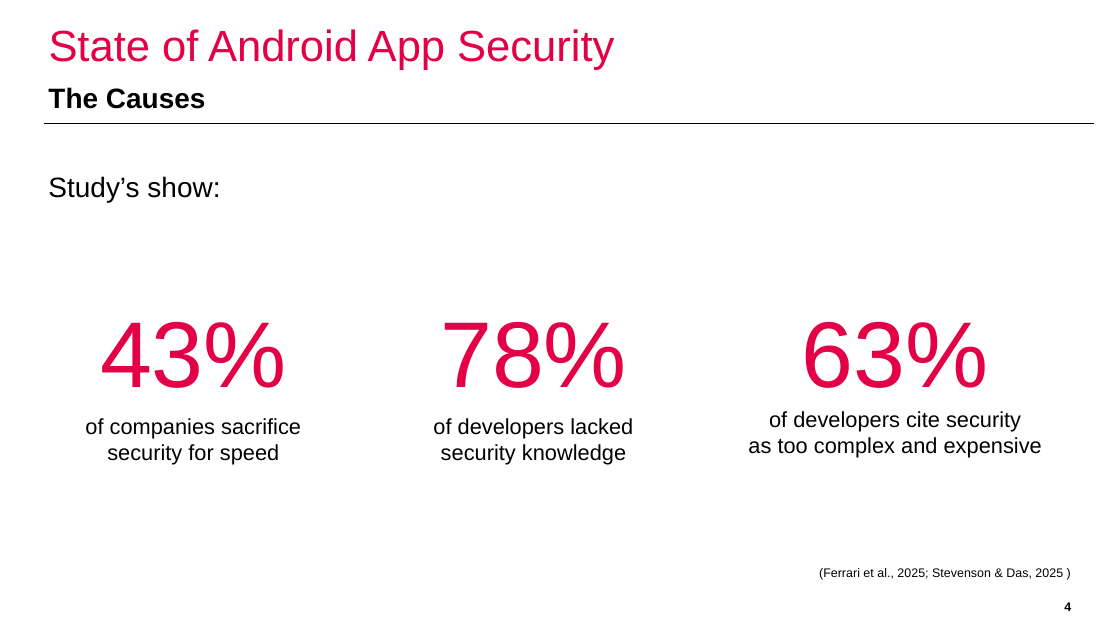
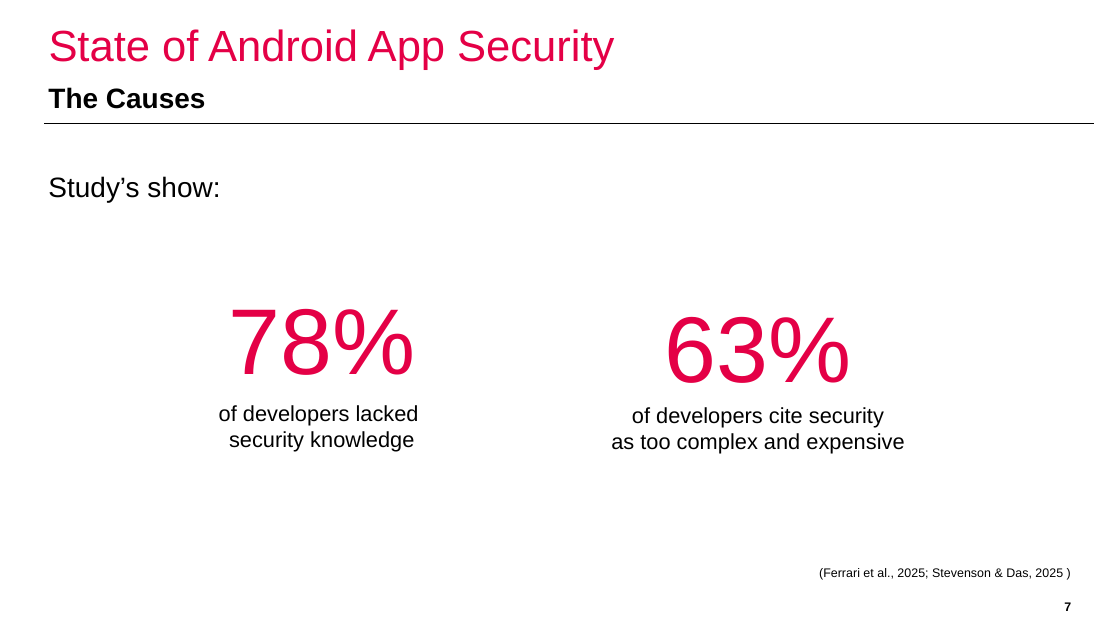
Before and after one commit to domi-cmd/Reference_Application_for_OWASP_MASTG, a slide deck: slide 7 of dev_documents/presentation/ba_thesis_presentation_kronig.pptx (slide 4 before the commit). Drawn at 1120x630 pixels with LibreOffice and Linux fonts; fonts in the diff are those of the drawing; background and template pictures are left out. Boxes give left, top, right and bottom in pixels: in the first picture for what was removed or moved away, otherwise in the second. Text is boxed around its words. In the diff, an @@ line names an element or a change of style, - is before the commit and + after.

Commit message:
Reworked the beginning of my presentation. Added slide about the dominance in market share of Android

```diff
--- a/dev_documents/presentation/ba_thesis_presentation_kronig.pptx
+++ b/dev_documents/presentation/ba_thesis_presentation_kronig.pptx
@@ text "78%" moved from (x1=433, y1=321, x2=633, y2=465) to (x1=219, y1=308, x2=419, y2=451) @@
@@ text "63%" moved from (x1=748, y1=321, x2=1042, y2=458) to (x1=611, y1=316, x2=904, y2=454) @@
@@ text removed at (x1=85, y1=321, x2=301, y2=465) @@
-43%
-of companies sacrifice
-security for speed
@@ page number at (x1=1064, y1=602, x2=1071, y2=611): text changed @@
-4
+7
```
Also in this commit, not shown: 5 other slides changed, 5 slides added, 1 slide removed.
